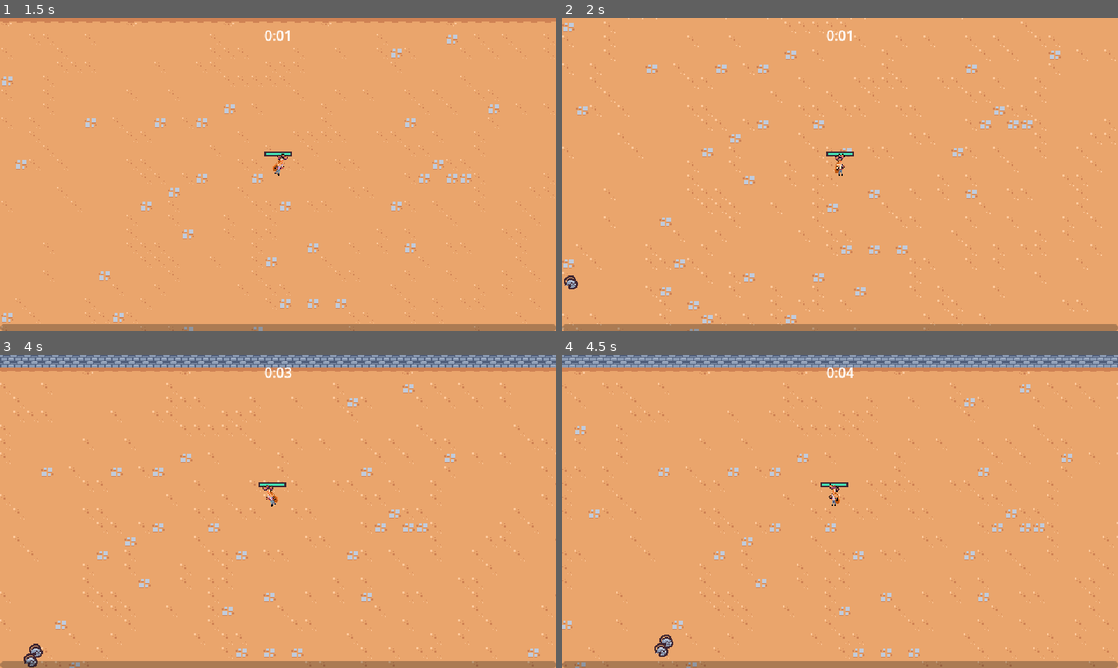
Above: before the commit, frames 1-4 (two rows, left to right).
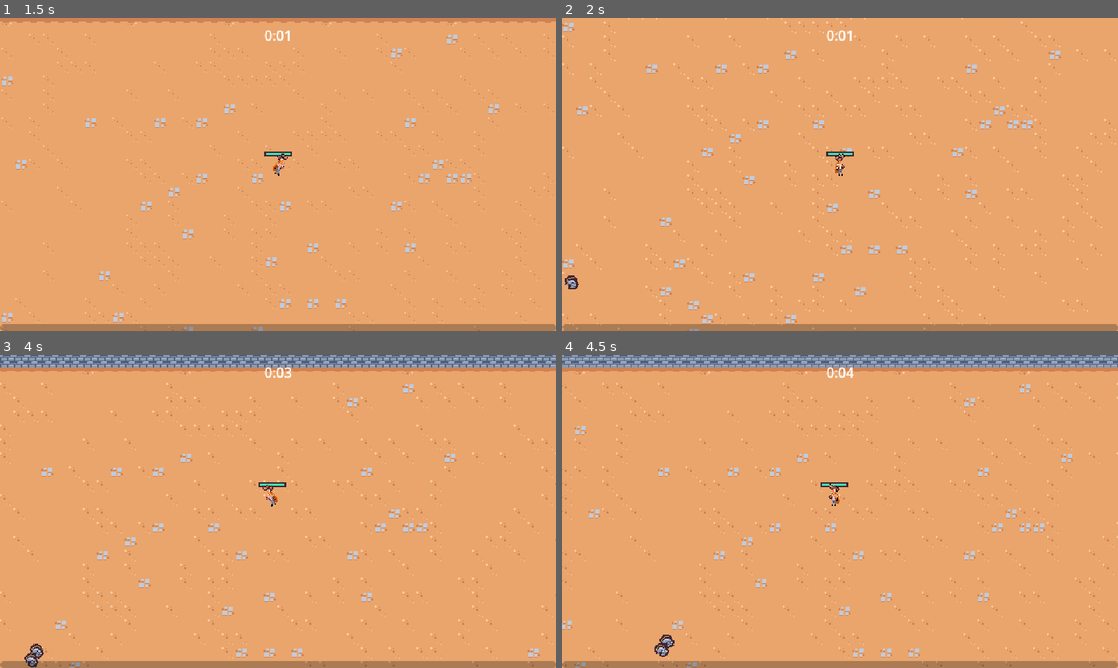
Above: after the commit, the same moments.

Repository: theWaffler/2DSurvivors
Game: Godot game, scene res://scenes/main/main.tscn
Same seed, same stepped clock (60 frames per second), same inputs: the game is played once before the commit and once after it.
Inputs (mouse positions are in pixels of both pictures, inside the frame that each line leads up to):
- Up to frame 1 (1.5 s): move the mouse to (400, 158) at 0.52 s; press the mouse at (400, 158) at 0.53 s; hold D (move_right) 0.53-1.28 s; move the mouse to (166, 190) at 1.27 s; release the mouse at (166, 190) at 1.28 s; hold S (move_down) from 1.28 s (still down); click (166, 190) at 1.35 s
- Up to frame 2 (2 s): keep holding S (move_down)
- Up to frame 3 (4 s): move the mouse to (333, 442) at 2.02 s; release S (move_down) at 2.03 s; press the mouse at (333, 442) at 2.03 s; hold D (move_right) 2.03-2.78 s; move the mouse to (250, 574) at 2.77 s; release the mouse at (250, 574) at 2.78 s; hold W (move_up) 2.78-3.53 s; click (250, 574) at 2.85 s; move the mouse to (444, 558) at 3.52 s; press the mouse at (444, 558) at 3.53 s; hold A (move_left) from 3.53 s (still down)
- Up to frame 4 (4.5 s): keep holding A (move_left); move the mouse to (673, 464) at 4.27 s; release the mouse at (673, 464) at 4.28 s; click (673, 464) at 4.35 s

Frame 1 is identical in both runs. In frame 2, less than 0.1% of the frame differs, in the area x 0-3%, y 82-87%; in frame 3, less than 0.1%, in the area x 4-8%, y 92-100%; in frame 4, less than 0.1%.

Commit message:
created generic death animation component

Diff:
--- /dev/null
+++ b/scenes/compnents/death_component.gd
@@ -0,0 +1,25 @@
+extends Node2D
+
+@export var health_component: Node
+@export var sprites: Sprite2D
+@onready var gpu = $GPUParticles2D
+
+
+func _ready():
+	gpu.texture = sprites.texture
+	health_component.died.connect(on_died)
+
+
+func on_died():
+	if owner == null || not owner is Node2D:
+		return
+
+	var spaw_position = owner.global_position
+
+	var entities = get_tree().get_first_node_in_group("entities_layer")
+	get_parent().remove_child(self) #remove myself
+	entities.add_child(self)
+
+	global_position = spaw_position
+
+	$AnimationPlayer.play("default")
--- /dev/null
+++ b/scenes/compnents/death_component.tscn
@@ -0,0 +1,90 @@
+[gd_scene load_steps=9 format=3 uid="uid://df76tgje6qlcw"]
+
+[ext_resource type="Script" path="res://scenes/compnents/death_component.gd" id="1_4urwn"]
+[ext_resource type="Texture2D" uid="uid://vw5tk7lqjcvt" path="res://scenes/game_object/basic_enemy/0124.png" id="1_5xhhd"]
+
+[sub_resource type="Animation" id="Animation_pvilf"]
+resource_name = "default"
+tracks/0/type = "value"
+tracks/0/imported = false
+tracks/0/enabled = true
+tracks/0/path = NodePath("GPUParticles2D:emitting")
+tracks/0/interp = 1
+tracks/0/loop_wrap = true
+tracks/0/keys = {
+"times": PackedFloat32Array(0),
+"transitions": PackedFloat32Array(1),
+"update": 1,
+"values": [true]
+}
+tracks/1/type = "method"
+tracks/1/imported = false
+tracks/1/enabled = true
+tracks/1/path = NodePath(".")
+tracks/1/interp = 1
+tracks/1/loop_wrap = true
+tracks/1/keys = {
+"times": PackedFloat32Array(1),
+"transitions": PackedFloat32Array(1),
+"values": [{
+"args": [],
+"method": &"queue_free"
+}]
+}
+
+[sub_resource type="Animation" id="Animation_i10ob"]
+length = 0.001
+tracks/0/type = "value"
+tracks/0/imported = false
+tracks/0/enabled = true
+tracks/0/path = NodePath("GPUParticles2D:emitting")
+tracks/0/interp = 1
+tracks/0/loop_wrap = true
+tracks/0/keys = {
+"times": PackedFloat32Array(0),
+"transitions": PackedFloat32Array(1),
+"update": 1,
+"values": [false]
+}
+
+[sub_resource type="AnimationLibrary" id="AnimationLibrary_802gd"]
+_data = {
+"RESET": SubResource("Animation_i10ob"),
+"default": SubResource("Animation_pvilf")
+}
+
+[sub_resource type="Curve" id="Curve_5cavu"]
+_data = [Vector2(0.6, 1), 0.0, 0.0, 0, 0, Vector2(1, 0), 0.0, 0.0, 0, 0]
+point_count = 2
+
+[sub_resource type="CurveTexture" id="CurveTexture_n5k2s"]
+curve = SubResource("Curve_5cavu")
+
+[sub_resource type="ParticleProcessMaterial" id="ParticleProcessMaterial_aibrw"]
+particle_flag_disable_z = true
+direction = Vector3(0, -1, 0)
+spread = 30.0
+initial_velocity_min = 175.0
+initial_velocity_max = 250.0
+angular_velocity_min = -1440.0
+angular_velocity_max = 1440.0
+gravity = Vector3(0, 800, 0)
+scale_curve = SubResource("CurveTexture_n5k2s")
+
+[node name="DeathComponent" type="Node2D"]
+script = ExtResource("1_4urwn")
+
+[node name="AnimationPlayer" type="AnimationPlayer" parent="."]
+libraries = {
+"": SubResource("AnimationLibrary_802gd")
+}
+
+[node name="GPUParticles2D" type="GPUParticles2D" parent="."]
+emitting = false
+amount = 1
+process_material = SubResource("ParticleProcessMaterial_aibrw")
+texture = ExtResource("1_5xhhd")
+lifetime = 0.5
+one_shot = true
+fixed_fps = 0
+interpolate = false
--- a/scenes/game_object/basic_enemy/basic_enemy.gd
+++ b/scenes/game_object/basic_enemy/basic_enemy.gd
@@ -2,6 +2,7 @@
 
 @export var MAX_SPEED = 40
 @onready var health_component: HealthComponent = $HealthComponent
+@onready var BasicEnemyDirection = $BasicEnemyMovement
 
 # Called every frame. 'delta' is the elapsed time since the previous frame.
 func _process(delta):
@@ -9,6 +10,10 @@
 	velocity = direction * MAX_SPEED
 	move_and_slide()
 
+	var move_sign = sign(velocity.x)
+	if move_sign != 0:
+		BasicEnemyDirection = Vector2(move_sign, 1)
+
 func get_direction_to_player():
 	var player_nodes = get_tree().get_first_node_in_group("player") as Node2D
 	if player_nodes != null:
--- a/scenes/game_object/basic_enemy/basic_enemy.tscn
+++ b/scenes/game_object/basic_enemy/basic_enemy.tscn
@@ -1,10 +1,73 @@
-[gd_scene load_steps=8 format=3 uid="uid://kf1ncck7erwb"]
+[gd_scene load_steps=12 format=3 uid="uid://kf1ncck7erwb"]
 
 [ext_resource type="Script" path="res://scenes/game_object/basic_enemy/basic_enemy.gd" id="1_acatr"]
-[ext_resource type="Texture2D" uid="uid://4jekewqihc4e" path="res://scenes/game_object/basic_enemy/0124.png" id="1_r7dfo"]
+[ext_resource type="Texture2D" uid="uid://vw5tk7lqjcvt" path="res://scenes/game_object/basic_enemy/0124.png" id="1_r7dfo"]
 [ext_resource type="PackedScene" uid="uid://cae0878i3h833" path="res://scenes/compnents/health_component.tscn" id="2_jm1pk"]
 [ext_resource type="PackedScene" uid="uid://owmdx4o5l25d" path="res://scenes/compnents/taco_drop_component.tscn" id="3_8oo8u"]
 [ext_resource type="PackedScene" uid="uid://ddxi7riuwpo3d" path="res://scenes/compnents/hurtbox_component.tscn" id="4_68wtx"]
+[ext_resource type="PackedScene" uid="uid://df76tgje6qlcw" path="res://scenes/compnents/death_component.tscn" id="4_b537h"]
+
+[sub_resource type="Animation" id="Animation_47pen"]
+resource_name = "default"
+length = 0.4
+loop_mode = 1
+tracks/0/type = "value"
+tracks/0/imported = false
+tracks/0/enabled = true
+tracks/0/path = NodePath("BasicEnemyMovement/Sprite2D:position")
+tracks/0/interp = 2
+tracks/0/loop_wrap = true
+tracks/0/keys = {
+"times": PackedFloat32Array(0, 0.1, 0.3),
+"transitions": PackedFloat32Array(1, 1, 1),
+"update": 0,
+"values": [Vector2(0, 0), Vector2(-1, 0), Vector2(1, 0)]
+}
+tracks/1/type = "value"
+tracks/1/imported = false
+tracks/1/enabled = true
+tracks/1/path = NodePath("BasicEnemyMovement/Sprite2D:rotation")
+tracks/1/interp = 2
+tracks/1/loop_wrap = true
+tracks/1/keys = {
+"times": PackedFloat32Array(0, 0.1, 0.2, 0.3),
+"transitions": PackedFloat32Array(1, 1, 1, 1),
+"update": 0,
+"values": [0.174533, -0.174533, 0.174533, -0.174533]
+}
+
+[sub_resource type="Animation" id="Animation_6wq3o"]
+length = 0.001
+tracks/0/type = "value"
+tracks/0/imported = false
+tracks/0/enabled = true
+tracks/0/path = NodePath("BasicEnemyMovement/Sprite2D:position")
+tracks/0/interp = 1
+tracks/0/loop_wrap = true
+tracks/0/keys = {
+"times": PackedFloat32Array(0),
+"transitions": PackedFloat32Array(1),
+"update": 0,
+"values": [Vector2(0, 0)]
+}
+tracks/1/type = "value"
+tracks/1/imported = false
+tracks/1/enabled = true
+tracks/1/path = NodePath("BasicEnemyMovement/Sprite2D:rotation")
+tracks/1/interp = 1
+tracks/1/loop_wrap = true
+tracks/1/keys = {
+"times": PackedFloat32Array(0),
+"transitions": PackedFloat32Array(1),
+"update": 0,
+"values": [0.0]
+}
+
+[sub_resource type="AnimationLibrary" id="AnimationLibrary_gli1i"]
+_data = {
+"RESET": SubResource("Animation_6wq3o"),
+"default": SubResource("Animation_47pen")
+}
 
 [sub_resource type="CircleShape2D" id="CircleShape2D_kepa7"]
 radius = 12.0
@@ -18,10 +81,20 @@
 motion_mode = 1
 script = ExtResource("1_acatr")
 
+[node name="AnimationPlayer" type="AnimationPlayer" parent="."]
+libraries = {
+"": SubResource("AnimationLibrary_gli1i")
+}
+autoplay = "default"
+
 [node name="HealthComponent" parent="." instance=ExtResource("2_jm1pk")]
 
 [node name="TacoDropComponent" parent="." node_paths=PackedStringArray("health_component") instance=ExtResource("3_8oo8u")]
 health_component = NodePath("../HealthComponent")
+
+[node name="DeathComponent" parent="." node_paths=PackedStringArray("health_component", "sprites") instance=ExtResource("4_b537h")]
+health_component = NodePath("../HealthComponent")
+sprites = NodePath("../BasicEnemyMovement/Sprite2D")
 
 [node name="HurtboxComponent" parent="." node_paths=PackedStringArray("health_component") instance=ExtResource("4_68wtx")]
 health_component = NodePath("../HealthComponent")
@@ -30,7 +103,9 @@
 position = Vector2(0, -5)
 shape = SubResource("CircleShape2D_kepa7")
 
-[node name="Sprite2D" type="Sprite2D" parent="."]
+[node name="BasicEnemyMovement" type="Node2D" parent="."]
+
+[node name="Sprite2D" type="Sprite2D" parent="BasicEnemyMovement"]
 texture = ExtResource("1_r7dfo")
 offset = Vector2(0, -4)
 
--- a/scenes/game_object/player/player.tscn
+++ b/scenes/game_object/player/player.tscn
@@ -4,6 +4,45 @@
 [ext_resource type="PackedScene" uid="uid://cq2lxlke35g26" path="res://scenes/ability/sword_ability_controller/sword_ability_controller.tscn" id="2_u8kpq"]
 [ext_resource type="PackedScene" uid="uid://cae0878i3h833" path="res://scenes/compnents/health_component.tscn" id="2_ykgjb"]
 [ext_resource type="Texture2D" uid="uid://dwktj5big5ano" path="res://scenes/game_object/player/superJuan.png" id="3_xv58h"]
+
+[sub_resource type="Animation" id="Animation_pcm87"]
+length = 0.001
+tracks/0/type = "value"
+tracks/0/imported = false
+tracks/0/enabled = true
+tracks/0/path = NodePath("Visuals/Sprite2D:position")
+tracks/0/interp = 1
+tracks/0/loop_wrap = true
+tracks/0/keys = {
+"times": PackedFloat32Array(0),
+"transitions": PackedFloat32Array(1),
+"update": 0,
+"values": [Vector2(0, -8)]
+}
+tracks/1/type = "value"
+tracks/1/imported = false
+tracks/1/enabled = true
+tracks/1/path = NodePath("Visuals/Sprite2D:rotation")
+tracks/1/interp = 1
+tracks/1/loop_wrap = true
+tracks/1/keys = {
+"times": PackedFloat32Array(0),
+"transitions": PackedFloat32Array(1),
+"update": 0,
+"values": [0.0]
+}
+tracks/2/type = "value"
+tracks/2/imported = false
+tracks/2/enabled = true
+tracks/2/path = NodePath("Visuals/Sprite2D:scale")
+tracks/2/interp = 1
+tracks/2/loop_wrap = true
+tracks/2/keys = {
+"times": PackedFloat32Array(0),
+"transitions": PackedFloat32Array(1),
+"update": 0,
+"values": [Vector2(0.8, 0.8)]
+}
 
 [sub_resource type="Animation" id="Animation_cxqj1"]
 resource_name = "walk"
@@ -44,45 +83,6 @@
 "transitions": PackedFloat32Array(0.7, 3.5, 1, 1),
 "update": 0,
 "values": [Vector2(0.8, 0.8), Vector2(0.5, 0.8), Vector2(1, 0.5), Vector2(0.8, 0.8)]
-}
-
-[sub_resource type="Animation" id="Animation_pcm87"]
-length = 0.001
-tracks/0/type = "value"
-tracks/0/imported = false
-tracks/0/enabled = true
-tracks/0/path = NodePath("Visuals/Sprite2D:position")
-tracks/0/interp = 1
-tracks/0/loop_wrap = true
-tracks/0/keys = {
-"times": PackedFloat32Array(0),
-"transitions": PackedFloat32Array(1),
-"update": 0,
-"values": [Vector2(0, -8)]
-}
-tracks/1/type = "value"
-tracks/1/imported = false
-tracks/1/enabled = true
-tracks/1/path = NodePath("Visuals/Sprite2D:rotation")
-tracks/1/interp = 1
-tracks/1/loop_wrap = true
-tracks/1/keys = {
-"times": PackedFloat32Array(0),
-"transitions": PackedFloat32Array(1),
-"update": 0,
-"values": [0.0]
-}
-tracks/2/type = "value"
-tracks/2/imported = false
-tracks/2/enabled = true
-tracks/2/path = NodePath("Visuals/Sprite2D:scale")
-tracks/2/interp = 1
-tracks/2/loop_wrap = true
-tracks/2/keys = {
-"times": PackedFloat32Array(0),
-"transitions": PackedFloat32Array(1),
-"update": 0,
-"values": [Vector2(0.8, 0.8)]
 }
 
 [sub_resource type="AnimationLibrary" id="AnimationLibrary_0ydit"]
